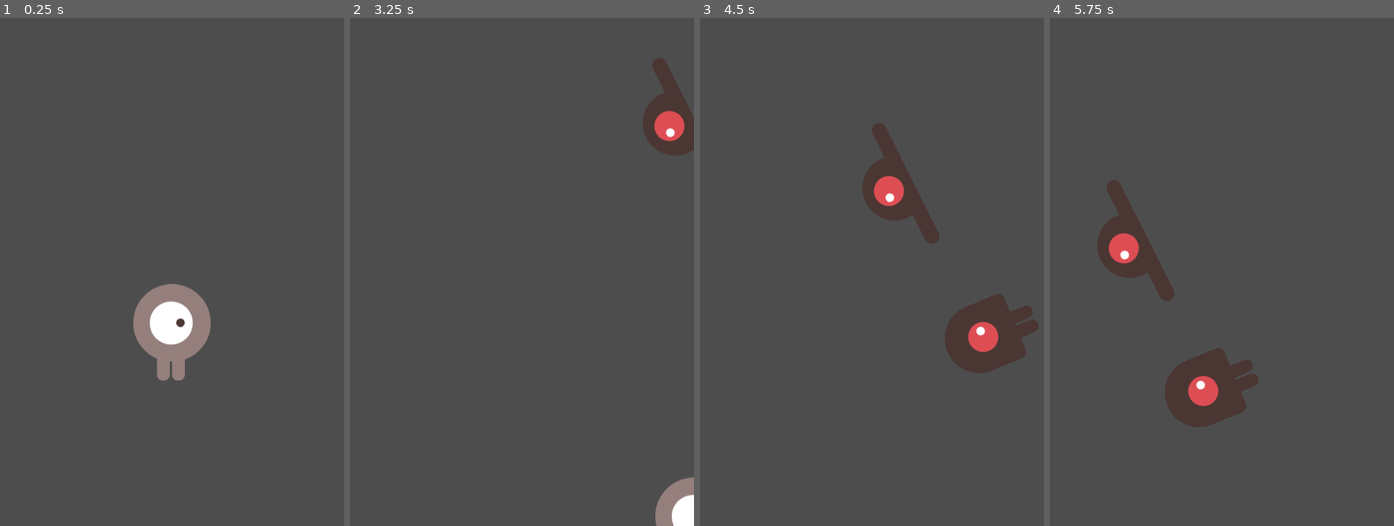
Above: before the commit, frames 1-4 (left to right).
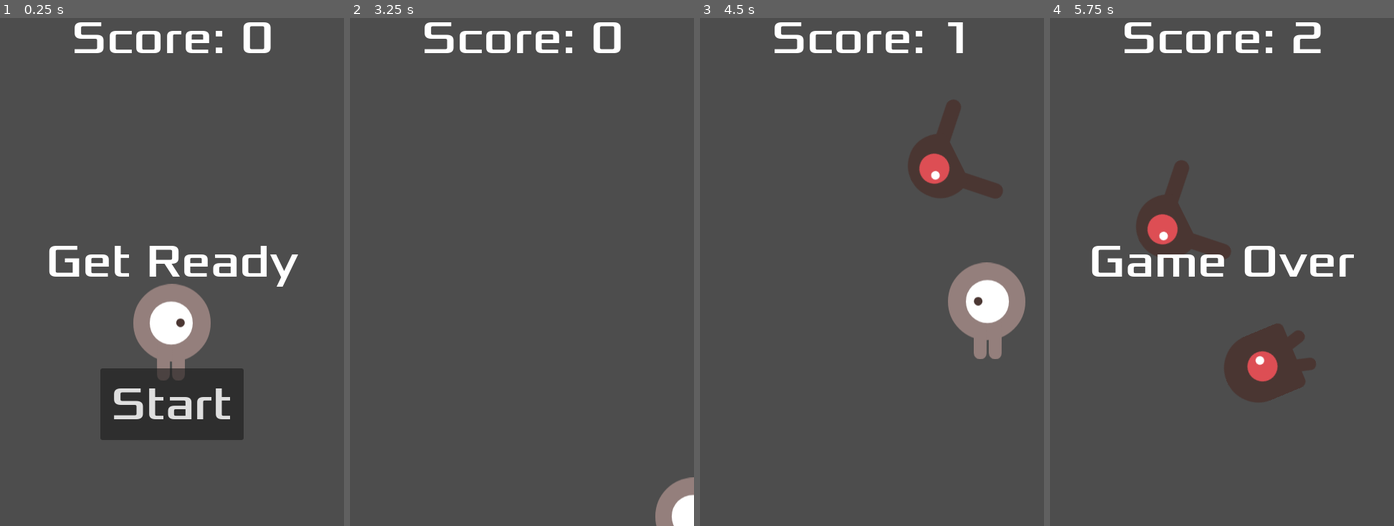
Above: after the commit, the same moments.

Repository: QNguyen25/creeps
Game: Godot game, scene res://main.tscn
Same seed, same stepped clock (60 frames per second), same inputs: the game is played once before the commit and once after it.
Inputs (mouse positions are in pixels of both pictures, inside the frame that each line leads up to):
- Up to frame 1 (0.25 s): no input
- Up to frame 2 (3.25 s): click (522, 404) at 0.5 s, where only the run after the commit has a clickable "Start"; tap Enter at 1.25 s; hold D (move right) 1.28-2.03 s; hold S (move down) 2.03-2.78 s; hold D (move right) from 2.78 s (still down)
- Up to frame 3 (4.5 s): release D (move right) at 3.53 s; hold W (move up) 3.53-4.28 s; hold A (move left) from 4.28 s (still down)
- Up to frame 4 (5.75 s): keep holding A (move left)

The runs differ from the first frame. In frame 1, 8.9% of the frame differs, in the area x 14-87%, y 0-84%; in frame 2, 3.0%; in frame 3, 9.7%; in frame 4, 11%, in the area x 12-89%, y 0-81%.

Commit message:
score works

Diff:
--- a/HUD.gd
+++ b/HUD.gd
@@ -20,11 +20,12 @@
 	$StartButton.show()
 
 func update_score(score):
-	$ScoreLabel.text = str(score)
+	$ScoreLabel.text = "Score: "+ str(score)
 
 func _on_start_button_pressed():
-	pass # Replace with function body.
+	$StartButton.hide()
+	start_game.emit()
 
 
 func _on_message_timer_timeout():
-	pass # Replace with function body.
+	$Message.hide()
--- a/enemy.tscn
+++ b/enemy.tscn
@@ -48,7 +48,7 @@
 "speed": 5.0
 }]
 
-[node name="enemy" type="RigidBody2D"]
+[node name="enemy" type="RigidBody2D" groups=["mobs"]]
 collision_mask = 0
 gravity_scale = 0.0
 script = ExtResource("1_kmvjp")
--- /dev/null
+++ b/hud.tscn
@@ -0,0 +1,60 @@
+[gd_scene load_steps=3 format=3 uid="uid://bo5ws66wnbcdu"]
+
+[ext_resource type="Script" path="res://HUD.gd" id="1_0o4ud"]
+[ext_resource type="FontFile" uid="uid://c8vh3fo1so7xq" path="res://fonts/Xolonium-Regular.ttf" id="2_ftv1r"]
+
+[node name="HUD" type="CanvasLayer"]
+script = ExtResource("1_0o4ud")
+
+[node name="ScoreLabel" type="Label" parent="."]
+anchors_preset = 5
+anchor_left = 0.5
+anchor_right = 0.5
+offset_left = -140.0
+offset_right = 140.0
+offset_bottom = 78.0
+grow_horizontal = 2
+theme_override_fonts/font = ExtResource("2_ftv1r")
+theme_override_font_sizes/font_size = 64
+text = "Score: 0"
+horizontal_alignment = 1
+
+[node name="Message" type="Label" parent="."]
+anchors_preset = 8
+anchor_left = 0.5
+anchor_top = 0.5
+anchor_right = 0.5
+anchor_bottom = 0.5
+offset_left = -301.0
+offset_top = -48.0
+offset_right = 302.0
+offset_bottom = 44.0
+grow_horizontal = 2
+grow_vertical = 2
+theme_override_fonts/font = ExtResource("2_ftv1r")
+theme_override_font_sizes/font_size = 64
+text = "Dodge the
+Creeps!"
+horizontal_alignment = 1
+
+[node name="StartButton" type="Button" parent="."]
+anchors_preset = 7
+anchor_left = 0.5
+anchor_top = 1.0
+anchor_right = 0.5
+anchor_bottom = 1.0
+offset_left = -100.0
+offset_top = -220.0
+offset_right = 100.0
+offset_bottom = -120.0
+grow_horizontal = 2
+grow_vertical = 0
+theme_override_fonts/font = ExtResource("2_ftv1r")
+theme_override_font_sizes/font_size = 64
+text = "Start"
+
+[node name="MessageTimer" type="Timer" parent="."]
+wait_time = 2.0
+
+[connection signal="pressed" from="StartButton" to="." method="_on_start_button_pressed"]
+[connection signal="timeout" from="MessageTimer" to="." method="_on_message_timer_timeout"]
--- a/main.gd
+++ b/main.gd
@@ -5,28 +5,26 @@
 
 # Called when the node enters the scene tree for the first time.
 func _ready():
-	new_game() # Replace with function body.
-
-
-# Called every frame. 'delta' is the elapsed time since the previous frame.
-func _process(delta):
-	pass
+	new_game()
 
 
 func game_over():
 	$EnemyTimer.stop()
 	$ScoreTimer.stop()
+	$HUD.show_game_over()
 
 func new_game():
 	score = 0
 	$Player.start($PlayerSpawn.position)
 	$StartTimer.start()
-
+	$HUD.update_score(score)
+	$HUD.show_message("Get Ready")
+	get_tree().call_group("mobs","queue_free")
 
 
 func _on_score_timer_timeout():
 	score += 1
-
+	$HUD.update_score(score)
 
 func _on_start_timer_timeout():
 	$EnemyTimer.start()
--- a/main.tscn
+++ b/main.tscn
@@ -1,8 +1,9 @@
-[gd_scene load_steps=5 format=3 uid="uid://dyblqguuib8sj"]
+[gd_scene load_steps=6 format=3 uid="uid://dyblqguuib8sj"]
 
 [ext_resource type="PackedScene" uid="uid://dbotbwpmqf2va" path="res://player.tscn" id="1_cxekr"]
 [ext_resource type="Script" path="res://main.gd" id="1_u4qje"]
 [ext_resource type="PackedScene" uid="uid://bhbfcnijuh4sj" path="res://enemy.tscn" id="3_c7x24"]
+[ext_resource type="PackedScene" uid="uid://bo5ws66wnbcdu" path="res://hud.tscn" id="4_m6jix"]
 
 [sub_resource type="Curve2D" id="Curve2D_td35k"]
 _data = {
@@ -33,7 +34,10 @@
 
 [node name="EnemySpawnLocation" type="PathFollow2D" parent="EnemyPath"]
 
+[node name="HUD" parent="." instance=ExtResource("4_m6jix")]
+
 [connection signal="hit" from="Player" to="." method="game_over"]
 [connection signal="timeout" from="EnemyTimer" to="." method="_on_enemy_timer_timeout"]
 [connection signal="timeout" from="ScoreTimer" to="." method="_on_score_timer_timeout"]
 [connection signal="timeout" from="StartTimer" to="." method="_on_start_timer_timeout"]
+[connection signal="start_game" from="HUD" to="." method="new_game"]
